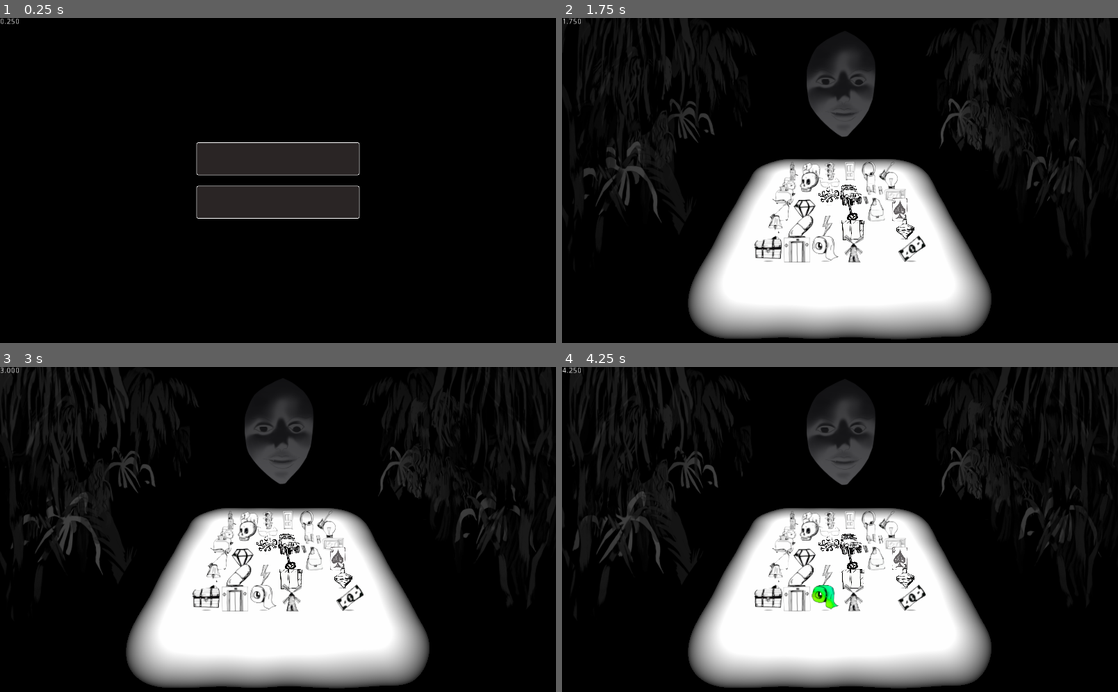
Above: before the commit, frames 1-4 (two rows, left to right).
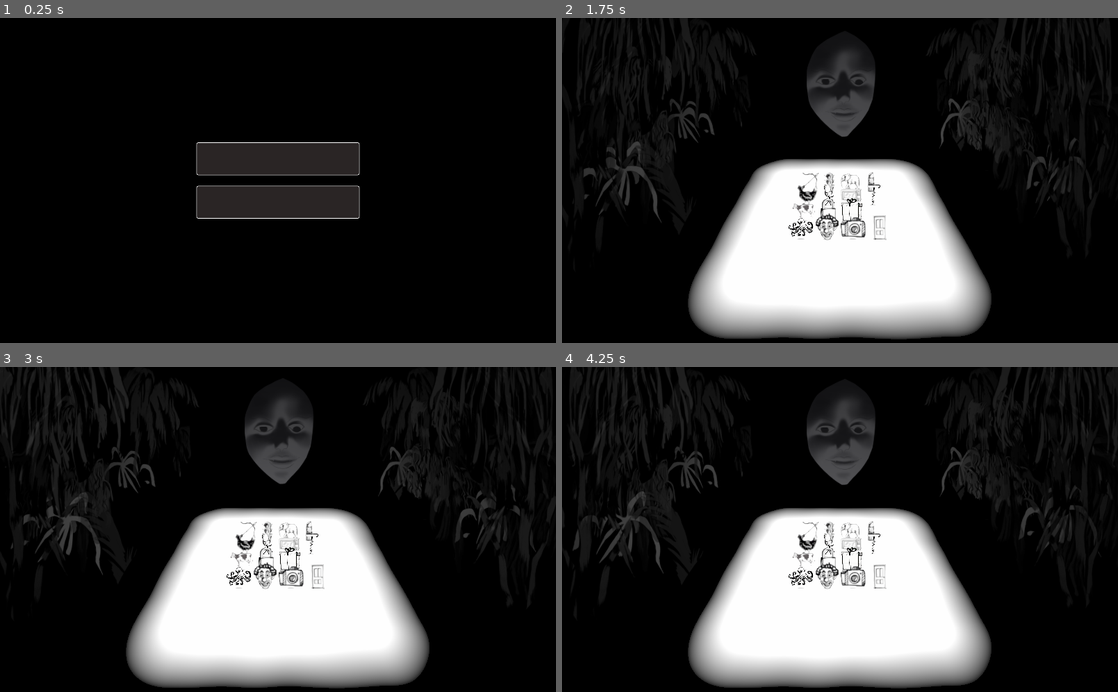
Above: after the commit, the same moments.

Repository: BoringStudio/Golova
Game: Godot game, scene res://game.tscn
Two runs of this game, one before a commit and one after it. Both use one fixed random seed, a clock stepped at 60 frames per second and the inputs below. Sound files missing from this copy of the repository are replaced by a short silence.
Inputs (mouse positions are in pixels of both pictures, inside the frame that each line leads up to):
- Up to frame 1 (0.25 s): no input
- Up to frame 2 (1.75 s): click "Start" at 0.5 s; move the mouse to (962, 164) at 1.27 s; press the mouse at (962, 164) at 1.28 s; hold Right (move_right) from 1.28 s (still down)
- Up to frame 3 (3 s): move the mouse to (166, 545) at 2.02 s; release Right (move_right) at 2.03 s; release the mouse at (166, 545) at 2.03 s; hold S (move_back) 2.03-2.78 s; click (166, 545) at 2.1 s; move the mouse to (333, 458) at 2.77 s; press the mouse at (333, 458) at 2.78 s; hold Right (move_right) from 2.78 s (still down)
- Up to frame 4 (4.25 s): move the mouse to (812, 594) at 3.52 s; release Right (move_right) at 3.53 s; release the mouse at (812, 594) at 3.53 s; hold W (move_forward) from 3.53 s (still down); click (812, 594) at 3.6 s

The runs differ from the first frame. In frame 1, less than 0.1% of the frame differs, in the area x 0-4%, y 0-2%; in frame 2, 3.0%; in frame 3, 3.0%; in frame 4, 3.1%, in the area x 0-66%, y 0-76%.

Commit message:
Fixes

Diff:
--- a/game.gd
+++ b/game.gd
@@ -13,7 +13,7 @@
 		solution = "Living things",
 		variants = [{
 			sequence = [Item.Chicken, Item.Elephant, Item.Octopus, Item.Clown, Item.Cow],
-			exclude = [Item.Cat, Item.Crab],
+			exclude = [Item.Cat, Item.Crab, Item.Ladybug],
 			hint = null,
 			rows = 4,
 			cols = 4,
@@ -116,8 +116,8 @@
 export(int) var empty_cell_count = 4
 export(Array, Item) var sequence = []
 
-var _current_level = 3
-var _current_variant = 2
+var _current_level = 0
+var _current_variant = 0
 var _ui_state = UiState.Menu
 var _eaten_cell: Cell = null
 var _last_marked_cell: Cell = null
@@ -299,14 +299,15 @@
 	_items.remove_child(_eaten_cell)
 	_eaten_cell.queue_free()
 	_eaten_cell = null
-	if sequence.empty():
+
+	var victory = damage >= 3
+	if sequence.empty() or victory:
 		_focus_eyes(_camera)
 		_head.make_angry()
 
 		var current_level = LEVELS[_current_level]
 		var variant = current_level.variants[_current_variant]
 
-		var victory = damage >= 3
 		if victory:
 			_current_variant = 1000
 
--- a/game.tscn
+++ b/game.tscn
@@ -1268,6 +1268,7 @@
 autoplay = true
 
 [node name="Label" type="Label" parent="."]
+visible = false
 margin_right = 40.0
 margin_bottom = 14.0
 custom_colors/font_color = Color( 1, 1, 1, 1 )
--- a/prefabs/cell.gd
+++ b/prefabs/cell.gd
@@ -3,6 +3,11 @@
 
 var atlas1 = preload("res://materials/items_atlas.tres")
 var atlas2 = preload("res://materials/items_atlas2.tres")
+var touch1 = preload("res://audio/touch1.mp3")
+var touch2 = preload("res://audio/touch2.mp3")
+var touch3 = preload("res://audio/touch3.mp3")
+var touch4 = preload("res://audio/touch4.mp3")
+var touch5 = preload("res://audio/touch5.mp3")
 
 onready var _sprite_root = $SpriteRoot
 onready var _sprite = $SpriteRoot/Sprite
@@ -41,6 +46,14 @@
 	var changed = marked != value
 	marked = value
 	_timer = 0.0
+
+	var sound = AudioStreamPlayer.new()
+	sound.stream = [touch1, touch2, touch3, touch4, touch5][randi() % 5]
+	sound.volume_db = -30.0
+	sound.connect("finished", self, "_on_stream_finished", [sound])
+	add_child(sound)
+	sound.play()
+
 	if changed:
 		_sprite.material_override.set_shader_param("marked", marked)
 
@@ -49,3 +62,8 @@
 	if value:
 		_particles.emitting = true
 		_particles.visible = true
+
+
+func _on_stream_finished(sound: AudioStreamPlayer):
+	remove_child(sound)
+	sound.queue_free()
--- a/prefabs/cell.tscn
+++ b/prefabs/cell.tscn
@@ -54,5 +54,3 @@
 visibility_aabb = AABB( -0.843786, -0.813797, -0.936513, 1.68757, 1.62759, 1.87303 )
 process_material = ExtResource( 5 )
 draw_pass_1 = SubResource( 4 )
-
-[node name="AudioStreamPlayer3D" type="AudioStreamPlayer3D" parent="."]
--- a/prefabs/head.gd
+++ b/prefabs/head.gd
@@ -134,7 +134,7 @@
 		2:
 			head_material.albedo_color = lerp(Color.white,	damaged_color, 0.5)
 			head_material.emission_enabled = true
-		3:
+		_:
 			head_material.albedo_color = damaged_color
 			head_material.emission_enabled = true
 
--- a/project.godot
+++ b/project.godot
@@ -20,7 +20,7 @@
 
 [application]
 
-config/name="ldjam51"
+config/name="golova"
 run/main_scene="res://game.tscn"
 config/icon="res://icon.png"
 
Not shown, changed: audio/touch1.mp3.import
Not shown, changed: audio/touch2.mp3.import
Not shown, changed: audio/touch3.mp3.import
Not shown, changed: audio/touch4.mp3.import
Not shown, changed: audio/touch5.mp3.import
